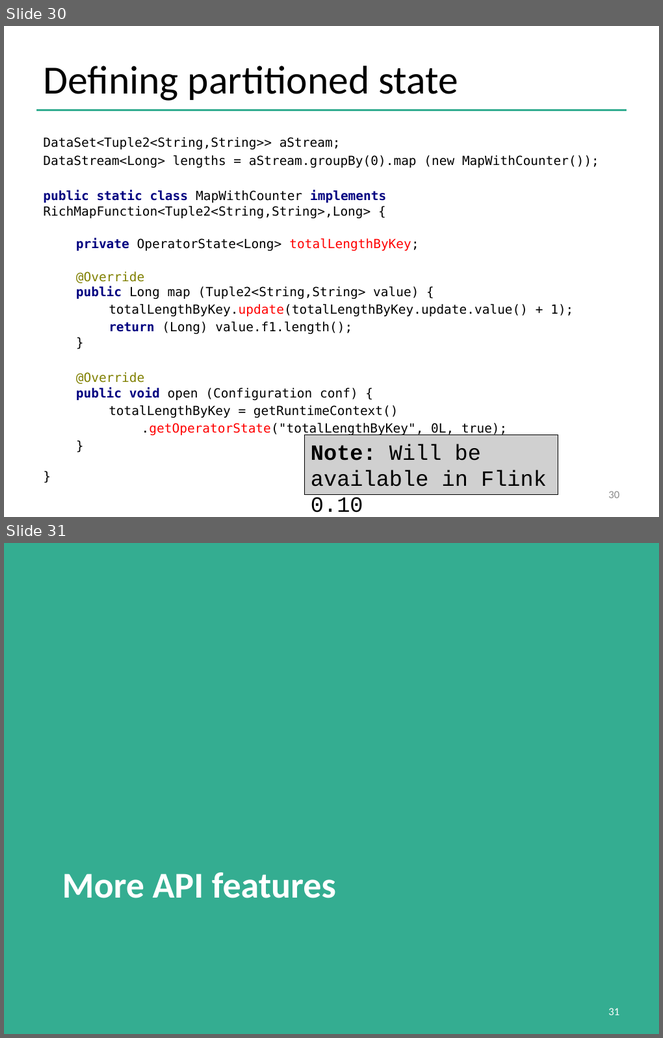
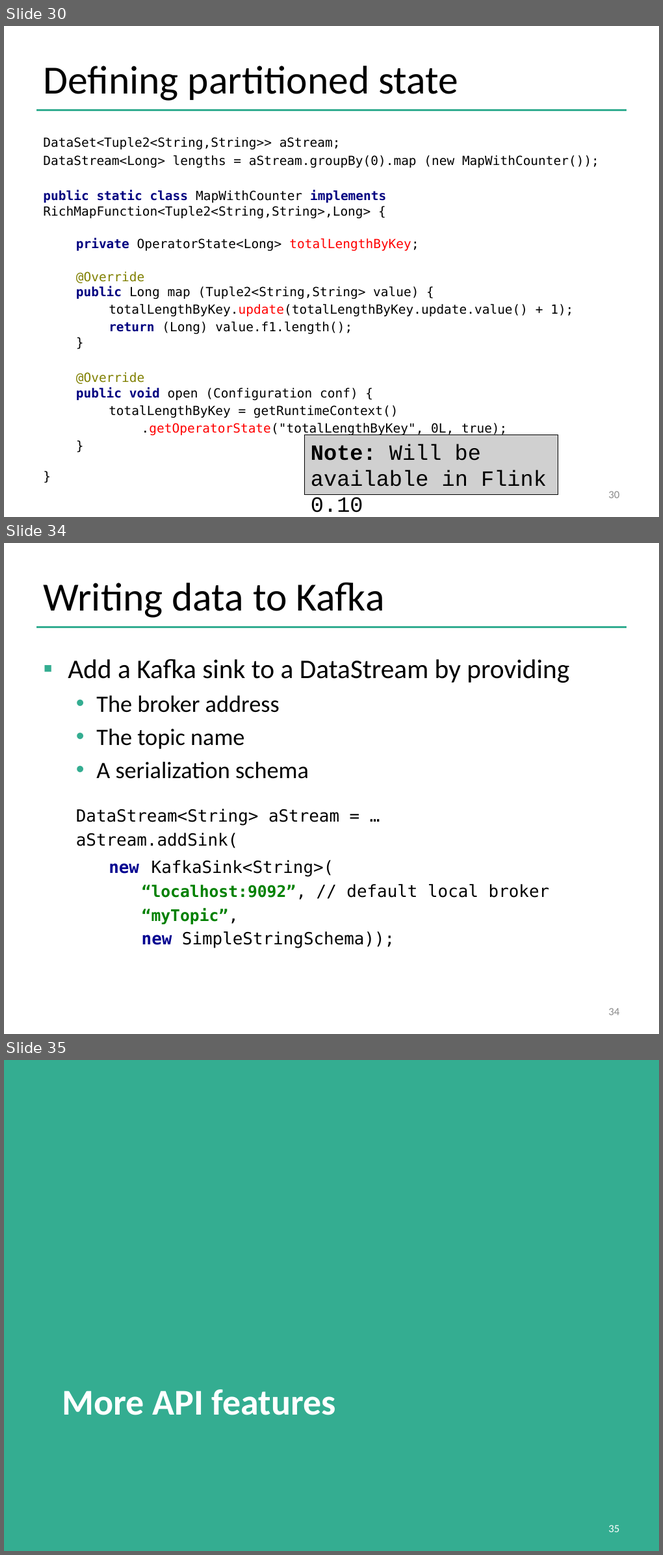
Before and after one commit to dataArtisans/flink-training-web, a slide deck: slides/flink_stream_advanced.pptx. Shown one above the other, each under a label of ours: slides 30 and 31 before the commit, slides 30, 34 and 35 after it; the slides between them are not shown. The pictures are 663x1038 and 663x1555 pixels, drawn with LibreOffice and Linux fonts; fonts in the diff are those of the drawing; grey boxes stand for pictures; background and template pictures are left out. Boxes give left, top, right and bottom in pixels: in the first picture for what was removed or moved away, otherwise in the second. Text is boxed around its words. In the diff, an @@ line names an element or a change of style, - is before the commit and + after.

Commit message:
Updated DataStream slides and moved Kafka from Basic to Advanced

```diff
--- a/slides/flink_stream_advanced.pptx
+++ b/slides/flink_stream_advanced.pptx
@@ slide 34 added at box(4, 543, 659, 1034), background #FFFFFF; not listed: 1 template element that a slide beside it also shows @@
@@ title added at box(43, 582, 385, 618), 44 pt, text #000000 @@
+Writing data to Kafka
@@ text added at box(68, 659, 570, 948), 18.5 pt, text #000000 @@
+▪ Add a Kafka sink to a DataStream by providing
+  • The broker address
+  • The topic name
+  • A serialization schema
+  DataStream<String> aStream = …
+  aStream.addSink(
+  new KafkaSink<String>(
+  “localhost:9092”, // default local broker
+  “myTopic”,
+  new SimpleStringSchema));
@@ page number added at box(608, 1008, 620, 1016), 12 pt, text #8C8C8C @@
+34
@@ what was slide 31 is now slide 35 @@
@@ page number at box(608, 1525, 620, 1533): text changed @@
-31
+35
```
Also in this commit, not shown: 3 other slides added, 3 other files.
